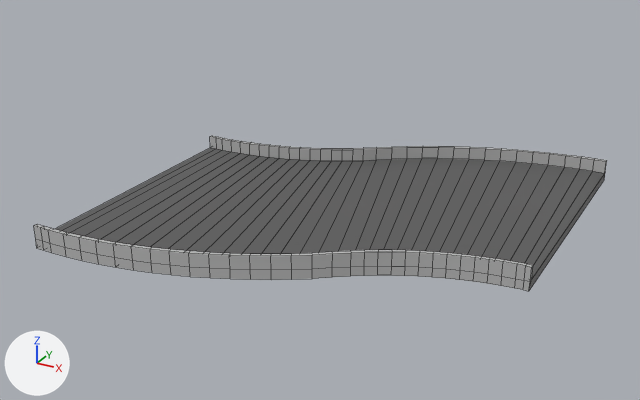
What one commit did to the FBX model Assets/models/Modular_Track/Wide_Track/S-curve/S-curve_L_3_WIDE.fbx.
The view is the same before and after, from a camera (50 mm lens) standing at (19.15, -7.68, 2.63) and looking at (16.36, -2.62, 0.1). Every picture has the same lights, and +X, +Y and +Z are marked at lower left. Mesh edges are drawn as thin lines. Where no turn or scale is listed for an object, it has been applied to the vertices.

Before the edit, the objects in view are built like this:
```python
me_mesh = bpy.data.meshes.new('Mesh')
me_mesh.from_pydata(...)  # 330 vertices, 330 faces; spans x -3.0..0.0, y -3.0..0.0, z 0.0..0.16
# faces by material slot: [260, 70]
me_mesh.materials.append(mat_lambert1)  # grey #bcbcbc
me_mesh.materials.append(mat_road)  # dark grey #5b5b5b
ob_psphere45 = bpy.data.objects.new('pSphere45', me_mesh)
ob_psphere45.location = (18.0, -1.0, 0.0)
```
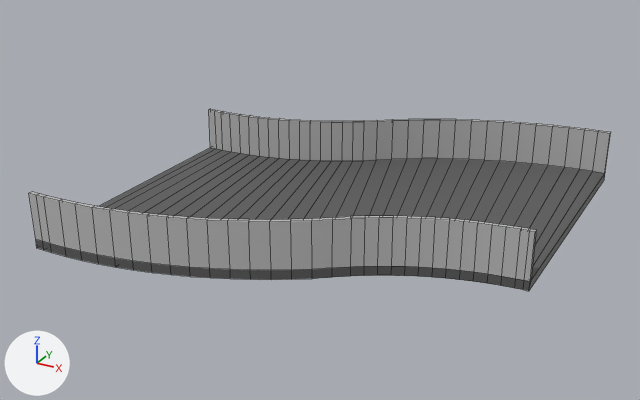
The newer file is also turned or shifted as a whole; pictures and numbers use the older file's frame.

What differs and where, as boxes (x1, y1, x2, y2) in the pictures (640 x 400 px):
'pSphere45', reshaped (17% taller)
    before: (34, 136, 607, 291)
    after: (29, 109, 611, 291)
part 1 of me_mesh, cut back
    before: (34, 136, 607, 281)
    after: (29, 109, 611, 281)
part 2 of me_mesh, recoloured
    both: (36, 239, 530, 291)

The change, as a diff of the scene's bpy script:
```diff
--- a/Assets/models/Modular_Track/Wide_Track/S-curve/S-curve_L_3_WIDE.fbx.py
+++ b/Assets/models/Modular_Track/Wide_Track/S-curve/S-curve_L_3_WIDE.fbx.py
@@ mat_road12 @@
+mat_road12 = principled_material('road12')
+mat_road12.base_color = (0.104, 0.104, 0.104)  # dark grey #5b5b5b
@@ me_mesh @@
 # used by ob_psphere45; location = (18.0, -1.0, 0.0)
-me_mesh.from_pydata(...)  # 330 vertices, 330 faces; spans x -3.0..0.0, y -3.0..0.0, z 0.0..0.16
+me_mesh.from_pydata(...)  # 330 vertices, 326 faces; spans x -3.0..0.0, y -3.0..0.0, z 0.0..0.39
+# me_mesh part 1
+# 4 faces are deleted
+# 132 vertices in x -3.0..0.0, y -3.0..0.0, z 0.16 move by (0.0, 0.0, 0.23)
+# me_mesh part 2: 64 faces spanning x -3.0..0.0, y -3.0..0.0, z 0.0..0.07 switch from mat_lambert1 (grey #bcbcbc) to mat_road (dark grey #5b5b5b)
+me_mesh.materials.append(mat_road12)  # dark grey #5b5b5b
```
